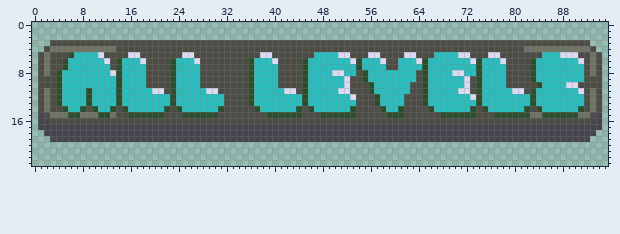
Pixel-art file, stored at assets/all_levels.aseprite. This is how it looked before the edit.
96x24 pixels, 1 frame.
Once edited:
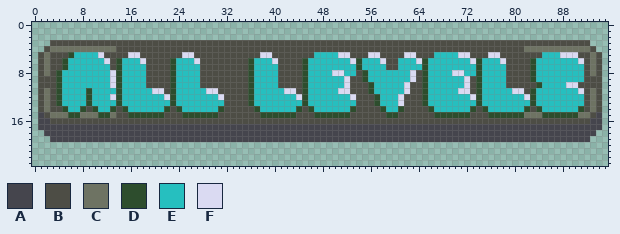
Palette (. is transparent): A #45454d  B #4d4d45  C #6e7363  D #2d4d2d  E #26bfbf  F #dadaf2
Edits made:
y 8: x 63 E -> F
y 9: x 13 E -> F; x 63 E -> F
y 10: x 13 E -> F; x 62 E -> F
y 11: x 62 E -> F
y 12: x 13 E -> F; x 22 E -> F; x 31 E -> F; x 44 E -> F; x 61 E -> F; x 82 E -> F
y 13: x 61 E -> F
y 15: x 38 B -> D; x 44 D -> B; x 47 B -> D; x 53 D -> B; x 61 D -> B; x 67 B -> D; x 73 D -> B; x 76 B -> D; x 82 D -> C
